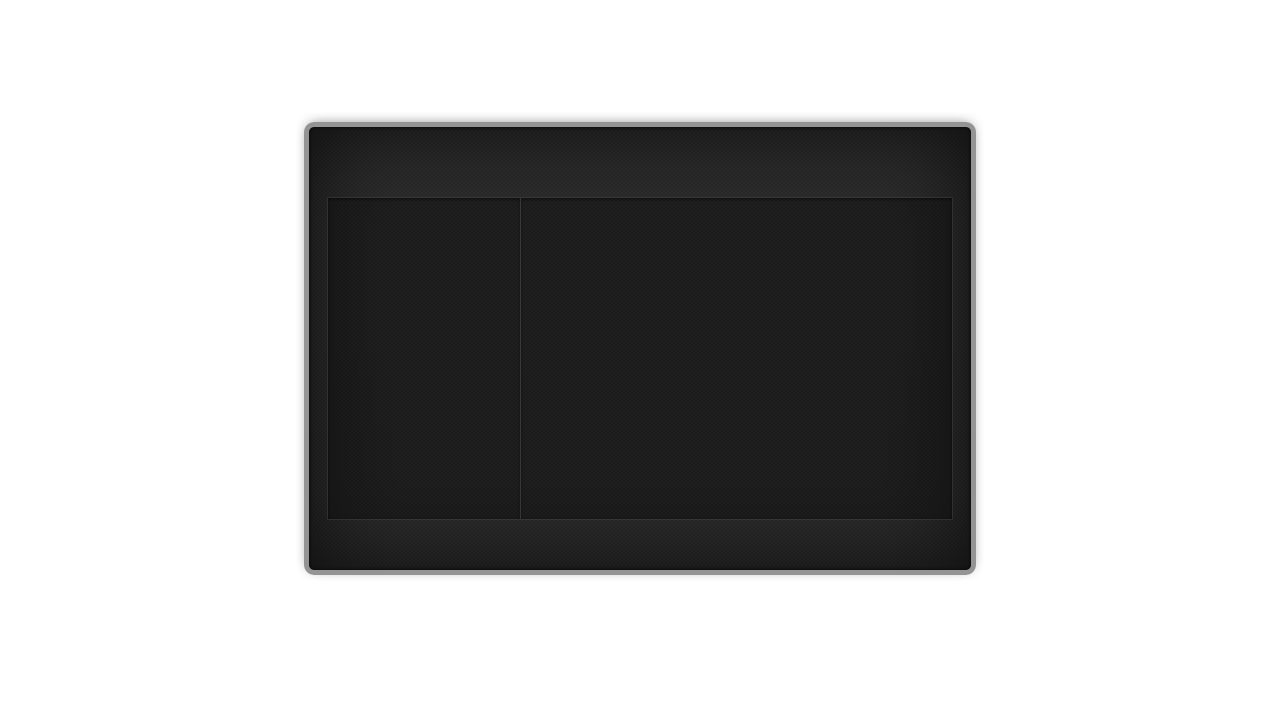
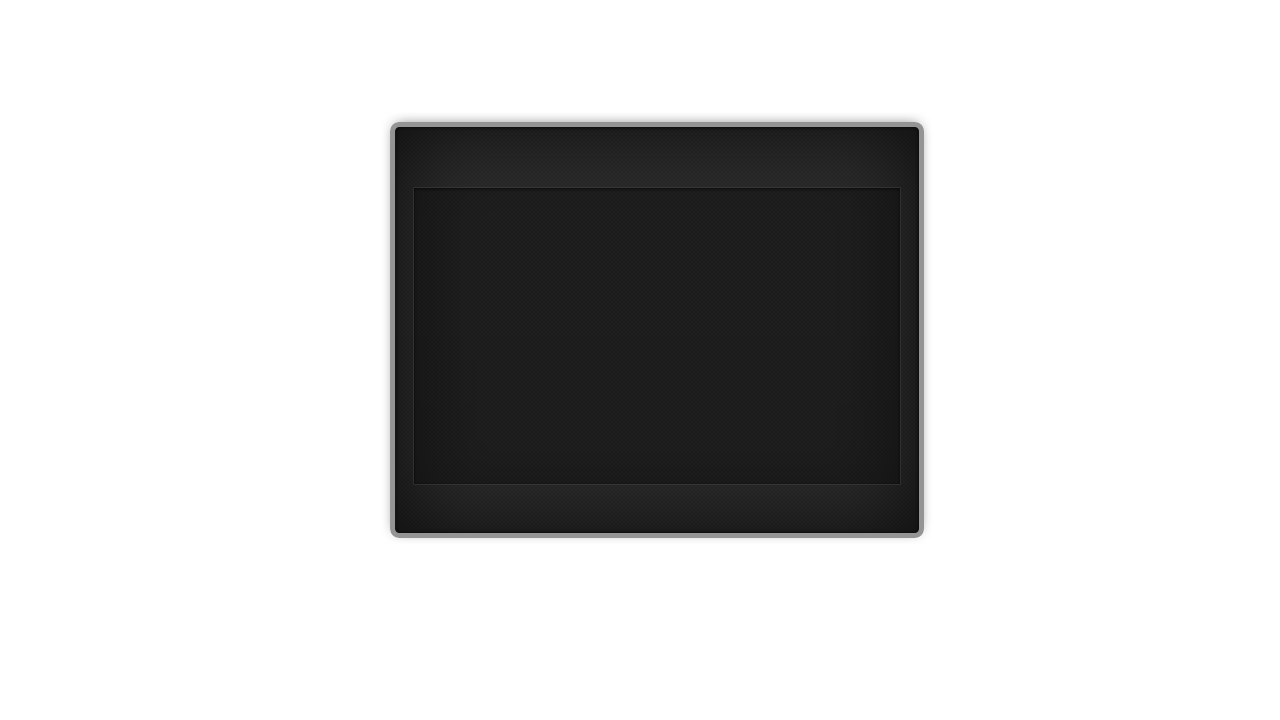
The second 1280x720 image is a revision of the first. Changes to its layers:
added group "Dialog Select" with 2 layers above "File Browser - Dialog Select Icon" over [395, 127, 919, 533]
added layer "text-field" (1st of 2, in "Dialog Select") in group "Dialog Select" over [414, 188, 900, 484]
added layer "Base" (1st of 8, in "Dialog Select") (95%) in group "Dialog Select" over [395, 127, 919, 533]
renamed "Filebrowser" to "File Browser - Dialog Select Icon", hid the group it (3 layers) over [299, 127, 983, 570]
renamed "text-field-subtitles" to "text-field-filebrowser", hid it, painted on it over [318, 188, 980, 519]
painted on "Base" (2nd of 8, in "File Browser - Dialog Select Icon") over [299, 127, 983, 570]
